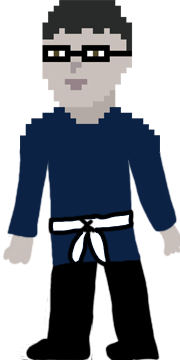
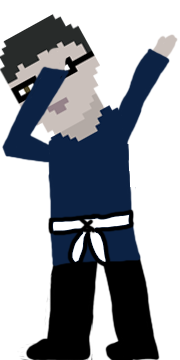
The second w=180, h=360 image is a revision of the first. Changes to its layers:
added layer "Arms" above "Hands" over [1, 47, 170, 163]
added layer "Hands" above "Torso" over [45, 34, 178, 76]
painted on "Torso" over [0, 0, 180, 265]
